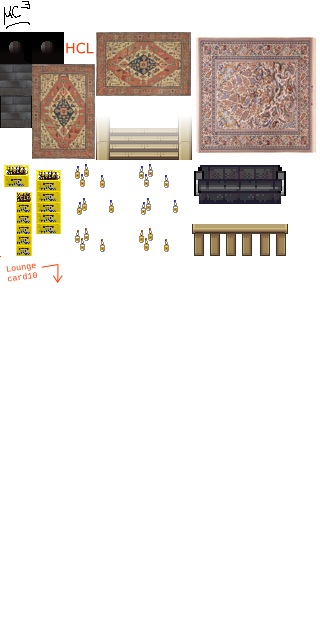
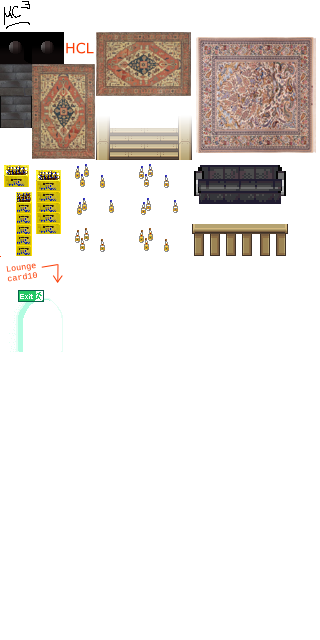
Before/after of a 320 x 640 layered artwork. What changed in the layer stack:
pixels changed over [9, 290, 63, 352] (layer not identified)
